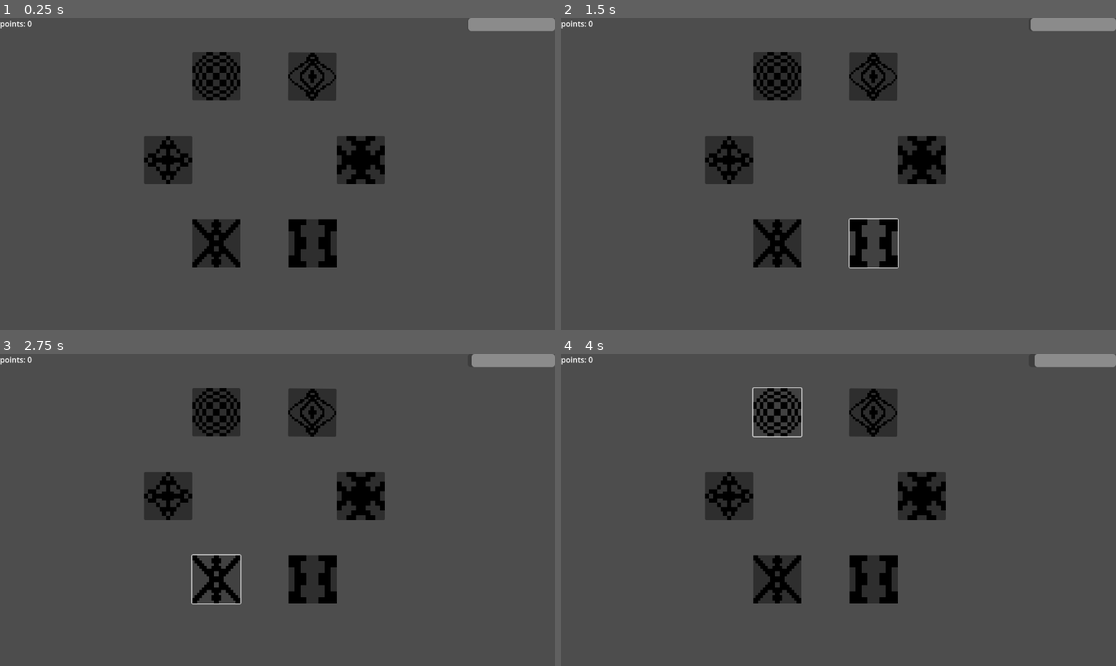
Above: before the commit, frames 1-4 (two rows, left to right).
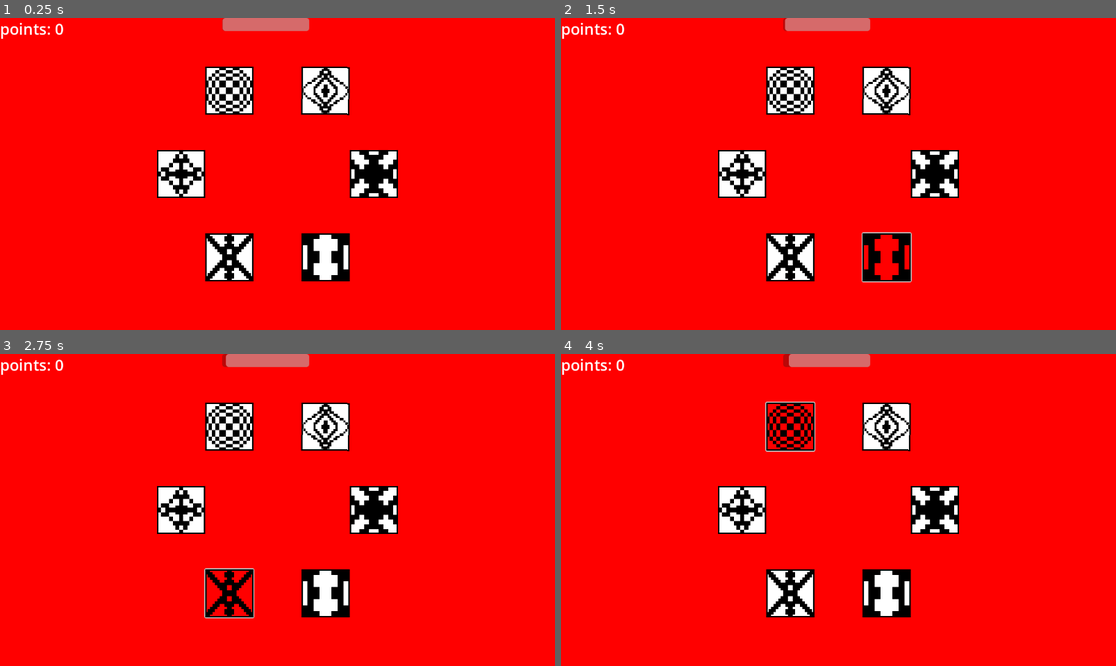
Above: after the commit, the same moments.

Repository: Rayclu/5noches
Game: Godot game, scene res://Minigames/Scenes/Buttons_minigames.tscn
Same seed, same stepped clock (60 frames per second), same inputs: the game is played once before the commit and once after it. This scene is started directly instead of the project's main scene.
Inputs (mouse positions are in pixels of both pictures, inside the frame that each line leads up to; where the layout moved, square brackets give the same spot in the first picture):
- Up to frame 1 (0.25 s): no input
- Up to frame 2 (1.5 s): click (932, 174) [921, 158] at 0.5 s; click (888, 258) [871, 242] at 1.25 s
- Up to frame 3 (2.75 s): click (227, 594) [216, 578] at 2 s
- Up to frame 4 (4 s): click (744, 510) [727, 494] at 2.75 s; click (788, 425) [777, 413] at 3.5 s

The runs differ from the first frame. In frame 1, 99% of the frame differs, in the area x 0-100%, y 0-100%; in frame 2, 99%; in frame 3, 99%; in frame 4, 99%.

Commit message:
alfin terminado el minijuego choto

Diff:
--- a/Minigames/Code/buttons_minigames.gd
+++ b/Minigames/Code/buttons_minigames.gd
@@ -1,33 +1,39 @@
 extends Control
-
+var escene = load("res://scenes/game.tscn")
 var points = 0
 var ChosedButton:Button = null
 var GameTimer:Timer = null
 var ProgrssBar:ProgressBar =  null
 
 func _ready() -> void:
-	ConfigBttns()
 	ProgrssBar = get_node("ProgressBar")
 	GameTimer = CreateTimer(60,true,FinishGame,true)
-	print(GameTimer)
 	CreateTimer(1.5,false,chooseRandomBtton)
 	ProgrssBar.value = GameTimer.time_left
 	ProgrssBar.max_value = 60
-
+	ConfigBttns()
 
 func _process(delta: float) -> void:
 	get_node("Label").text = 'points: ' + str(points)
-	if get_child_count() >=12:
-		remove_child(get_child(get_child_count()-2))
+	var timers = 0
+	print(get_children())
+	for nodes in get_children():
+		if nodes is Timer:
+			timers+=1
+			print(timers)
+		if timers==4 && get_child(get_child_count()-2) is Timer:
+			print_tree_pretty()
+			remove_child(get_child(get_child_count()-2))
+			timers = 0
 	if GameTimer:
 		ProgrssBar.value = GameTimer.time_left
 
 func ConfigBttns():
 	var counter = 0
 	var screen = get_viewport().get_visible_rect().size
-	var centro = Vector2(screen.x/2.1, screen.y/2.2)
+	var centro = Vector2(screen.x/2.0, screen.y/2.)
 	var radio = 200
-
+	ProgrssBar.position = Vector2(screen.x/2.5,0)
 	var bttns = GetButtns()
 
 	for bttn in bttns:
@@ -39,6 +45,23 @@
 		counter+=1
 		if not bttn.pressed.is_connected(bttnPressed):
 			bttn.pressed.connect(bttnPressed.bind(bttn))
+		var estilo = StyleBoxFlat.new()
+		estilo.bg_color = Color(255,255,255)
+		estilo.border_color = Color(0,0,0)
+		estilo.border_width_bottom = 3
+		estilo.border_width_left = 3
+		estilo.border_width_right = 3
+		estilo.border_width_top = 3
+		var Hover = StyleBoxFlat.new()
+		Hover.bg_color = Color(255,0,0)
+		Hover.border_color = Color(0,0,0)
+		Hover.border_width_bottom = 3
+		Hover.border_width_left = 3
+		Hover.border_width_right = 3
+		Hover.border_width_top = 3
+		bttn.add_theme_stylebox_override("normal", estilo)
+		bttn.add_theme_stylebox_override("hover", Hover)
+		bttn.add_theme_stylebox_override("pressed", Hover)
 
 func chooseRandomBtton():
 	randomize()
@@ -47,25 +70,54 @@
 	var BttnsRandom = GetButtns().pick_random()
 
 	var sombra = StyleBoxFlat.new()
-	sombra.shadow_color = Color(1,0,0)
-	sombra.shadow_size = 15
+	sombra.bg_color = Color(0,255,0)
+	sombra.shadow_color = Color(0,255,0)
+	sombra.shadow_size = 20
+	sombra.border_color = Color(0,0,0)
+	sombra.set_border_width_all(3)
+
 	BttnsRandom.add_theme_stylebox_override("normal", sombra)
+	BttnsRandom.add_theme_stylebox_override("pressed", sombra)
 	BttnsRandom.add_theme_stylebox_override("hover", sombra)
 
 	ChosedButton = BttnsRandom
 	CreateTimer(0.75,true,deletePreset.bind(BttnsRandom))
 
 func bttnPressed(ButtonPresed:Button):
+	var label =get_node("Label2")
 	if ButtonPresed == ChosedButton:
 		deletePreset(ButtonPresed)
+		label.text = "+1"
+		label.visible = true
+		label.position = Vector2(ButtonPresed.position.x+50,ButtonPresed.position.y -50)
+		await get_tree().create_timer(0.5).timeout
+		label.visible=false
 		points +=1
-	elif ButtonPresed != ChosedButton:
+
+	elif ButtonPresed != ChosedButton && points!=0:
+		label.visible = true
+		label.text = "-1"
+		label.position = Vector2(ButtonPresed.position.x+50,ButtonPresed.position.y -50)
+		await get_tree().create_timer(0.5).timeout
+		label.visible=false
 		points = max(0,points - 1)
-	print(get_child_count(),get_children())
 
 func deletePreset(button:Button):
 	button.remove_theme_stylebox_override("normal")
 	button.remove_theme_stylebox_override("hover")
+
+	var estilo = StyleBoxFlat.new()
+	estilo.bg_color = Color(255,255,255)
+	estilo.border_color = Color(0,0,0)
+	estilo.set_border_width_all(3)
+
+	var Hover = StyleBoxFlat.new()
+	Hover.bg_color = Color(255,0,0)
+	Hover.border_color = Color(0,0,0)
+	Hover.set_border_width_all(3)
+	button.add_theme_stylebox_override("normal", estilo)
+	button.add_theme_stylebox_override("hover", Hover)
+	button.add_theme_stylebox_override("pressed", Hover)
 	ChosedButton = null
 
 func GetButtns():
@@ -76,7 +128,26 @@
 	return buttons
 
 func FinishGame():
-	queue_free()
+	for childs in get_children():
+		if childs is not Timer:
+			childs.visible = false
+
+	var screen = get_viewport().get_visible_rect().size
+	var label_finish = Label.new()
+	label_finish.add_theme_font_size_override("font_size", 32)
+	label_finish.text = '    Conseguiste ' + str(points) + " puntos! \n\n\n ¿desea salir del minijuego?"
+	label_finish.position = Vector2(screen.x/3.2,screen.y/5)
+	add_child(label_finish)
+	var buton_confirm = Button.new()
+	add_child(buton_confirm)
+	buton_confirm.text = "salir"
+	buton_confirm.size = Vector2(200,50)
+	buton_confirm.position= Vector2(screen.x/2.5,screen.y/1.5)
+	buton_confirm.pressed.connect(changeScene)
+
+func changeScene():
+	ECONOMY._add_money(points*10)
+	get_tree().change_scene_to_packed(escene)
 
 func actualizar_barra():
 	var tween = create_tween()
@@ -91,5 +162,4 @@
 	timer.start()
 	timer.timeout.connect(ConectSignal)
 	if returned:
-		print(timer, returned)
 		return timer
--- a/Minigames/Scenes/Buttons_minigames.tscn
+++ b/Minigames/Scenes/Buttons_minigames.tscn
@@ -1,12 +1,21 @@
-[gd_scene load_steps=8 format=3 uid="uid://dwu0mvn5clik3"]
+[gd_scene load_steps=12 format=3 uid="uid://dwu0mvn5clik3"]
 
 [ext_resource type="Script" uid="uid://c1rrisee4dsxr" path="res://Minigames/Code/buttons_minigames.gd" id="1_splcv"]
+[ext_resource type="Texture2D" uid="uid://cp8x3c2ypcqfg" path="res://assets/background.png" id="2_7a3a2"]
 [ext_resource type="Texture2D" uid="uid://bblxgnwaw1trp" path="res://assets/simbol.png" id="2_cqlcn"]
 [ext_resource type="Texture2D" uid="uid://dcctv02ekw5yq" path="res://assets/simbol2.png" id="3_e8sqh"]
 [ext_resource type="Texture2D" uid="uid://47rix5a5bpyp" path="res://assets/simbol3.png" id="4_7a3a2"]
 [ext_resource type="Texture2D" uid="uid://b2wfbvkeenjjj" path="res://assets/simbol4.png" id="5_nucso"]
 [ext_resource type="Texture2D" uid="uid://ctbwgsttg4v4k" path="res://assets/simbol5.png" id="6_5qd7e"]
 [ext_resource type="Texture2D" uid="uid://bhp1dwryr53o2" path="res://assets/simbol6.png" id="7_5r0kh"]
+
+[sub_resource type="StyleBoxFlat" id="StyleBoxFlat_7a3a2"]
+
+[sub_resource type="LabelSettings" id="LabelSettings_nucso"]
+font_size = 32
+
+[sub_resource type="LabelSettings" id="LabelSettings_7a3a2"]
+font_size = 32
 
 [node name="Control" type="Control"]
 layout_mode = 3
@@ -16,6 +25,10 @@
 grow_horizontal = 2
 grow_vertical = 2
 script = ExtResource("1_splcv")
+
+[node name="Background" type="Sprite2D" parent="."]
+position = Vector2(576, 324)
+texture = ExtResource("2_7a3a2")
 
 [node name="Button" type="Button" parent="."]
 layout_mode = 0
@@ -43,6 +56,7 @@
 layout_mode = 0
 offset_right = 8.0
 offset_bottom = 8.0
+theme_override_styles/normal = SubResource("StyleBoxFlat_7a3a2")
 
 [node name="TextureRect" type="TextureRect" parent="Button3"]
 layout_mode = 0
@@ -88,15 +102,20 @@
 layout_mode = 0
 offset_right = 174.0
 offset_bottom = 76.0
+label_settings = SubResource("LabelSettings_nucso")
+
+[node name="Label2" type="Label" parent="."]
+visible = false
+layout_mode = 0
+offset_right = 59.0
+offset_bottom = 49.0
+text = "+1"
+label_settings = SubResource("LabelSettings_7a3a2")
 
 [node name="ProgressBar" type="ProgressBar" parent="."]
 layout_mode = 1
-anchors_preset = 1
-anchor_left = 1.0
-anchor_right = 1.0
-offset_left = -181.0
+offset_right = 181.0
 offset_bottom = 27.0
-grow_horizontal = 0
 max_value = 60.0
 fill_mode = 1
 show_percentage = false
--- a/code/gameManager.gd
+++ b/code/gameManager.gd
@@ -1,5 +1,6 @@
 extends Node
 var peopleSacene = preload("res://scenes/peopleScene.tscn")
+var scene = load("res://Minigames/Scenes/Buttons_minigames.tscn")
 @onready var CAMS = $cameras
 var current_night: int = 1
 var energy:int
@@ -13,16 +14,13 @@
 var enemies = []
 var money: int
 
-func _ready() -> void:
-	#for i in range(0, 2):
-	self.energy = 100
-	self.money = 0
-
 func move_enemies() -> bool:
-	return ENEMIES[current_night] <= (randi_range(0, ENEMIES[str(current_night)]))
-
+	return 1
 
 func _process(delta: float) -> void:
+	if Input.is_action_just_pressed("ui_accept"):
+		print("hola")
+		get_tree().change_scene_to_packed(scene)
 	for enem in ENEMIES:
 		if(move_enemies()):
 
--- a/code/shor_cuts.gd
+++ b/code/shor_cuts.gd
@@ -10,6 +10,6 @@
 		if event.keycode == 69: #e
 			emit_signal("OpenInventory")
 		if event.keycode == 4194305:#Esc
-			emit_signal("OpenMenu")
+			print(emit_signal("OpenMenu"))
 		if Input.is_action_just_pressed("Shift + C"):
-			emit_signal("OpenCameras")
+			print(emit_signal("OpenCameras"))
--- a/scenes/miniGamesScene.tscn
+++ /dev/null
@@ -1,7 +0,0 @@
-[gd_scene load_steps=2 format=3 uid="uid://e44elea513m6"]
-
-[ext_resource type="PackedScene" uid="uid://dwu0mvn5clik3" path="res://Minigames/Scenes/Buttons_minigames.tscn" id="1_x1h3j"]
-
-[node name="MiniGamesScene" type="Node2D"]
-
-[node name="Control" parent="." instance=ExtResource("1_x1h3j")]
Binary file added: assets/background.png
Not shown, added: assets/background.png.import
